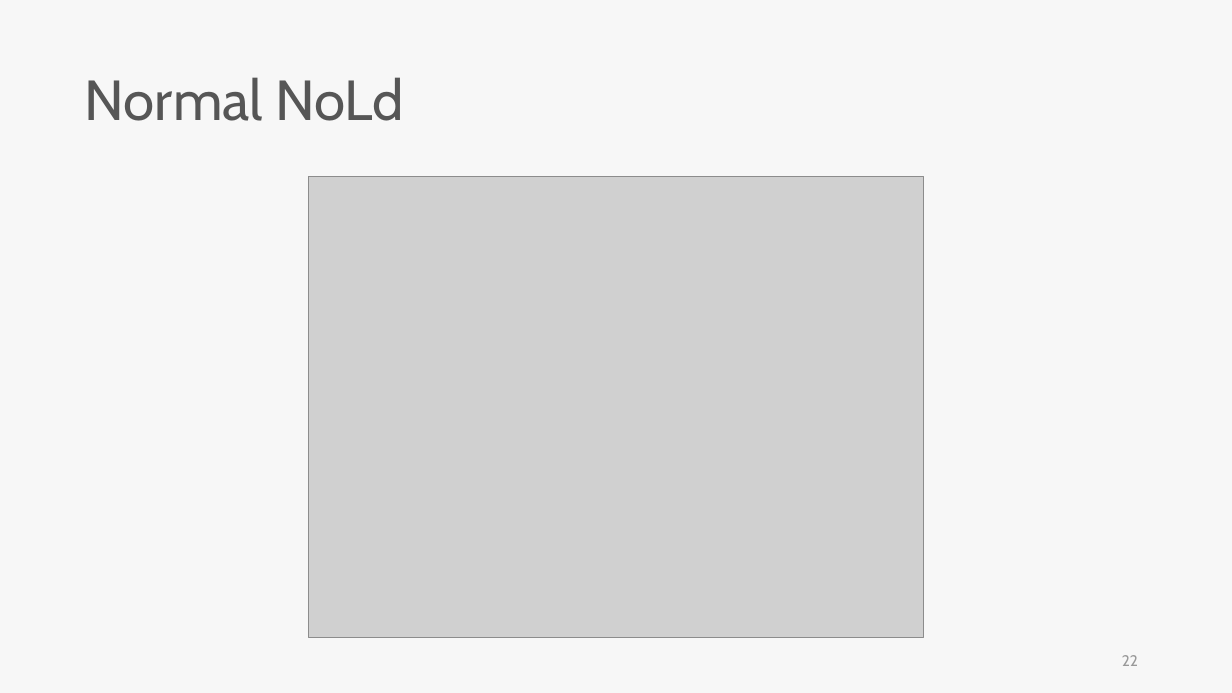
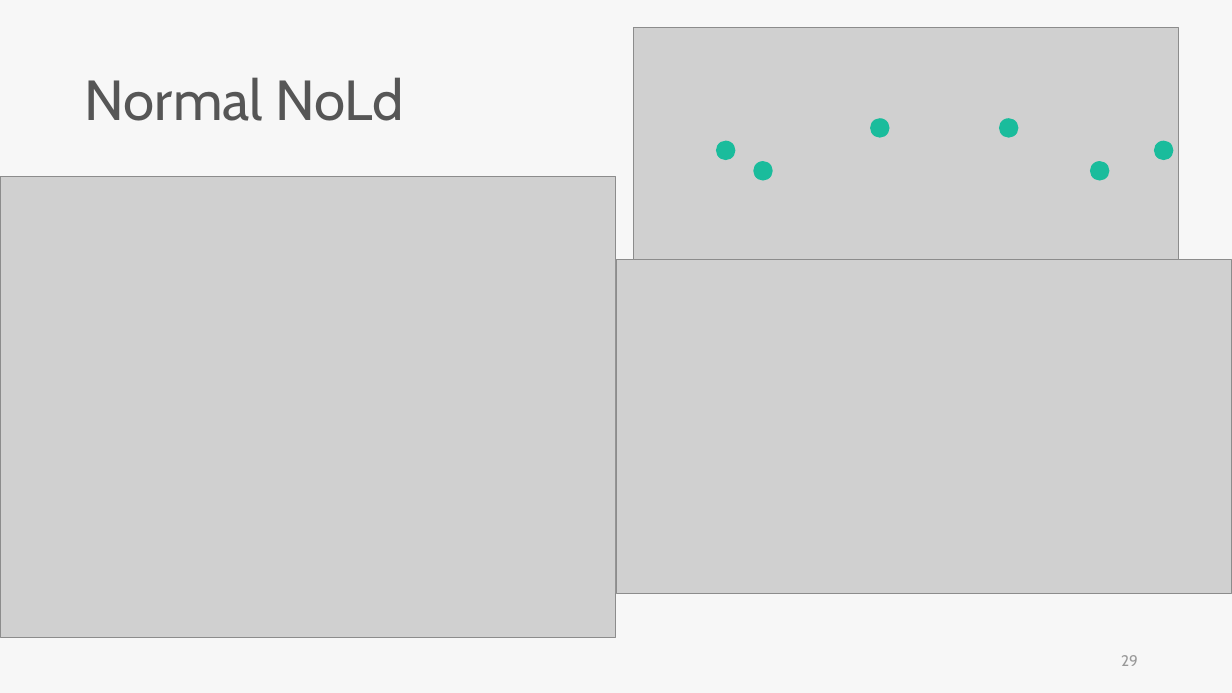
Before and after one commit to skyran1278/thesis, a slide deck: slide 29 of Meeting/20190516 Meeting/20190516 Meeting.pptx (slide 22 before the commit). Drawn at 1232x693 pixels with LibreOffice and Linux fonts; fonts in the diff are those of the drawing; grey boxes stand for pictures. Boxes give left, top, right and bottom in pixels: in the first picture for what was removed or moved away, otherwise in the second. Text is boxed around its words. In the diff, an @@ line names an element or a change of style, - is before the commit and + after.

```diff
--- a/Meeting/20190516 Meeting/20190516 Meeting.pptx
+++ b/Meeting/20190516 Meeting/20190516 Meeting.pptx
@@ picture added at (x1=633, y1=28, x2=1179, y2=260) @@
@@ ellipse added at (x1=871, y1=118, x2=890, y2=138), fill #1ABC9C @@
@@ ellipse added at (x1=999, y1=118, x2=1019, y2=138), fill #1ABC9C @@
@@ ellipse added at (x1=716, y1=140, x2=736, y2=160), fill #1ABC9C @@
@@ ellipse added at (x1=1154, y1=140, x2=1174, y2=160), fill #1ABC9C @@
@@ picture moved from (x1=308, y1=177, x2=924, y2=638) to (x1=0, y1=177, x2=616, y2=638) @@
@@ ellipse added at (x1=753, y1=161, x2=773, y2=180), fill #1ABC9C @@
@@ ellipse added at (x1=1091, y1=161, x2=1110, y2=180), fill #1ABC9C @@
@@ picture added at (x1=616, y1=260, x2=1232, y2=593) @@
@@ page number at (x1=1121, y1=655, x2=1138, y2=666): text changed @@
-22
+29
```
Also in this commit, not shown: 8 other slides changed, 10 slides added, 4 slides removed.
